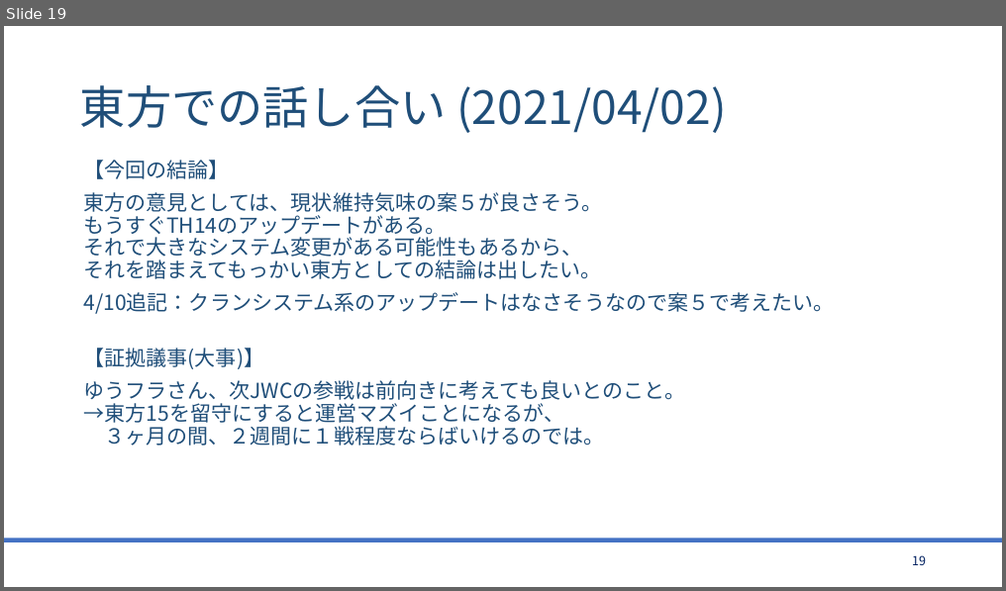
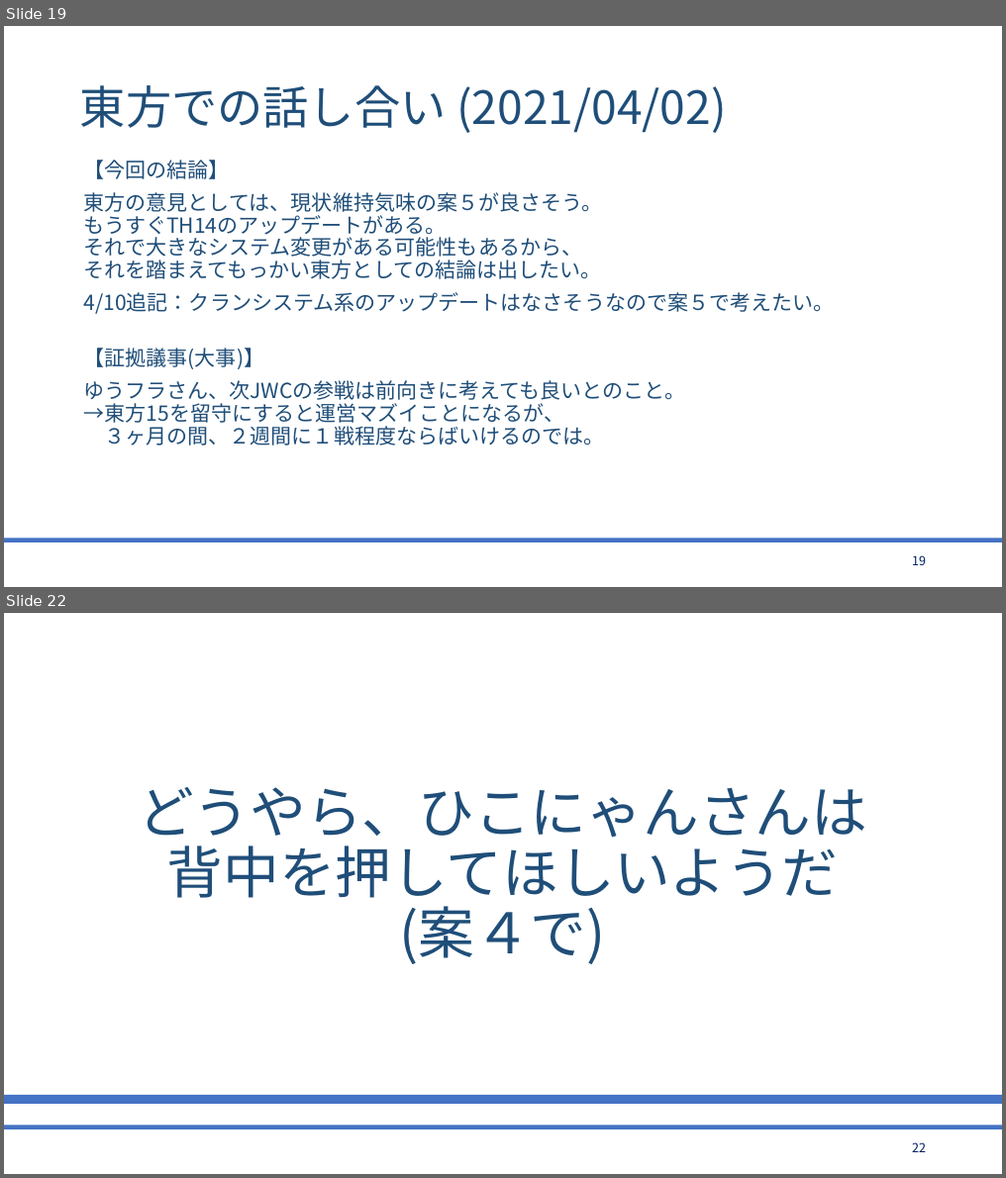
Before and after one commit to bigtreeCoC/documents, a slide deck: 東方とまほらまの今後について.pptx. Shown one above the other, each under a label of ours: slide 19 before the commit, slides 19 and 22 after it; the slides between them are not shown. The pictures are 1006x591 and 1006x1178 pixels, drawn with LibreOffice and Linux fonts; fonts in the diff are those of the drawing. Boxes give left, top, right and bottom in pixels: in the first picture for what was removed or moved away, otherwise in the second. Text is boxed around its words. In the diff, an @@ line names an element or a change of style, - is before the commit and + after.

```diff
--- a/東方とまほらまの今後について.pptx
+++ b/東方とまほらまの今後について.pptx
@@ slide 22 added at [4, 613, 1002, 1174], background #FFFFFF; not listed: 1 template element that a slide beside it also shows @@
@@ title added at [138, 787, 867, 964], 54 pt, text #1F4E79 @@
+どうやら、ひこにゃんさんは背中を押してほしいようだ
+(案４で)
@@ rectangle added at [4, 1095, 1002, 1104], fill #4472C4 @@
@@ page number added at [912, 1143, 926, 1153], 12 pt, text #002060 @@
+22
```
Also in this commit, not shown: 10 slides changed, 7 other slides added, 1 other file.
